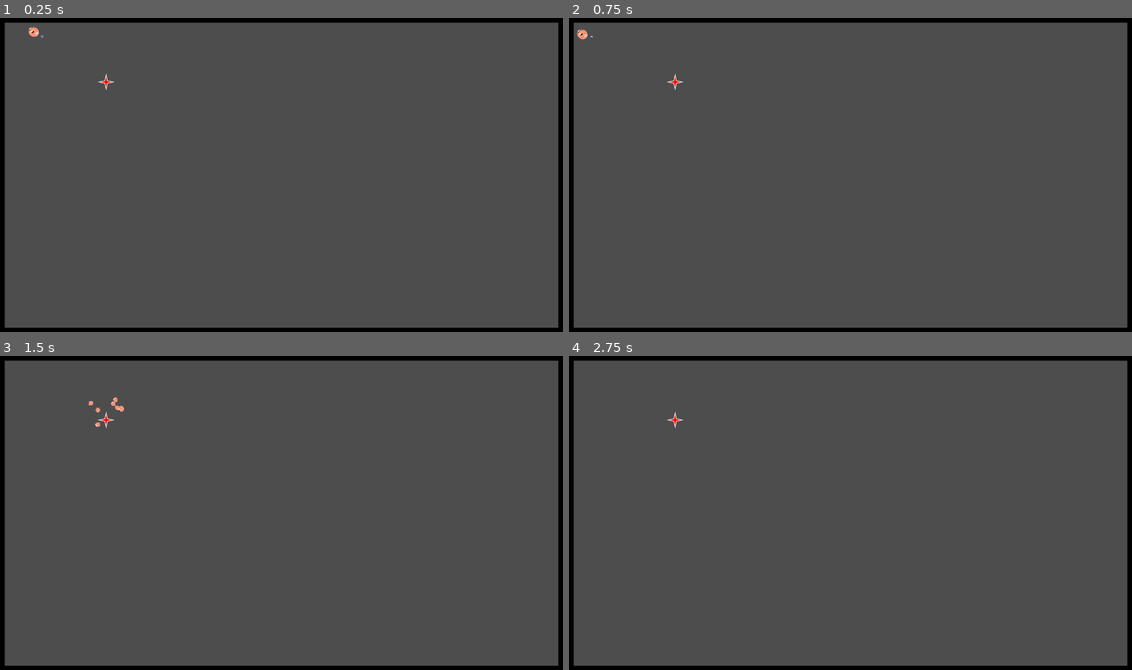
Above: before the commit, frames 1-4 (two rows, left to right).
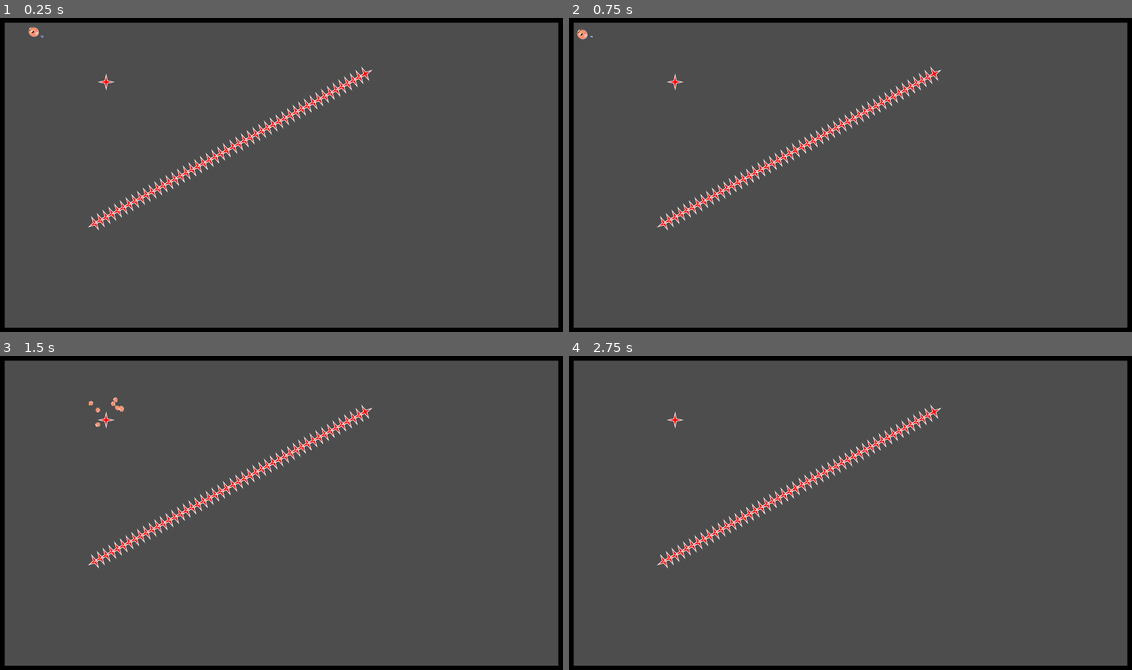
Above: after the commit, the same moments.

Repository: davifarhi/GGJ25-CrashSim-Untitled
Game: Godot game, scene res://scenes/TestKillingBoubou.tscn
The game is run twice, just before and just after one commit, with the same random seed, the same clock (stepped at 60 frames per second) and the same inputs. This scene is started directly instead of the project's main scene.
Inputs (mouse positions are in pixels of both pictures, inside the frame that each line leads up to):
- Up to frame 1 (0.25 s): no input
- Up to frame 2 (0.75 s): tap Enter at 0.5 s; move the mouse to (974, 159) at 0.52 s; click (974, 159) at 0.6 s
- Up to frame 3 (1.5 s): move the mouse to (168, 528) at 1.27 s; tap Delete at 1.35 s
- Up to frame 4 (2.75 s): move the mouse to (906, 440) at 2.02 s; click (906, 440) at 2.1 s

The runs differ from the first frame. In frame 1, 1.3% of the frame differs, in the area x 15-67%, y 15-68%; in frame 2, 1.3%; in frame 3, 1.3%; in frame 4, 1.3%.

Commit message:
Spike wall v1

Diff:
--- a/ggj-crashsim-untilted/scenes/TestKillingBoubou.tscn
+++ b/ggj-crashsim-untilted/scenes/TestKillingBoubou.tscn
@@ -1,8 +1,9 @@
-[gd_scene load_steps=4 format=4 uid="uid://dr1fnb86o24qg"]
+[gd_scene load_steps=5 format=4 uid="uid://dr1fnb86o24qg"]
 
 [ext_resource type="PackedScene" uid="uid://b6j1f4wg7fctp" path="res://scenes/Boubou.tscn" id="2_ocxpv"]
 [ext_resource type="PackedScene" uid="uid://b3gda251w5tng" path="res://scenes/BaseMapTileMap.tscn" id="3_1lafp"]
 [ext_resource type="PackedScene" uid="uid://b012f4a87qq77" path="res://scenes/obstacles/spikes_4.tscn" id="3_u6bp2"]
+[ext_resource type="PackedScene" uid="uid://cxwk8f467r5uj" path="res://scenes/obstacles/spike_wall.tscn" id="4_5s7me"]
 
 [node name="Node2D" type="Node2D"]
 
@@ -15,3 +16,7 @@
 script = null
 
 [node name="Spikes4" parent="." instance=ExtResource("3_u6bp2")]
+
+[node name="SpikeWall" parent="." instance=ExtResource("4_5s7me")]
+position = Vector2(336, 706)
+rotation = -0.505867
--- /dev/null
+++ b/ggj-crashsim-untilted/scenes/obstacles/spike_wall.tscn
@@ -0,0 +1,150 @@
+[gd_scene load_steps=2 format=3 uid="uid://cxwk8f467r5uj"]
+
+[ext_resource type="PackedScene" uid="uid://b012f4a87qq77" path="res://scenes/obstacles/spikes_4.tscn" id="1_ig01k"]
+
+[node name="SpikeWall" type="Node2D"]
+position = Vector2(217, 200)
+
+[node name="Spikes1" parent="." instance=ExtResource("1_ig01k")]
+position = Vector2(0, 0)
+
+[node name="Spikes2" parent="." instance=ExtResource("1_ig01k")]
+position = Vector2(22, 0)
+
+[node name="Spikes3" parent="." instance=ExtResource("1_ig01k")]
+position = Vector2(44, 0)
+
+[node name="Spikes4" parent="." instance=ExtResource("1_ig01k")]
+position = Vector2(66, 0)
+
+[node name="Spikes5" parent="." instance=ExtResource("1_ig01k")]
+position = Vector2(88, 0)
+
+[node name="Spikes6" parent="." instance=ExtResource("1_ig01k")]
+position = Vector2(110, 0)
+
+[node name="Spikes7" parent="." instance=ExtResource("1_ig01k")]
+position = Vector2(132, 0)
+
+[node name="Spikes8" parent="." instance=ExtResource("1_ig01k")]
+position = Vector2(154, 0)
+
+[node name="Spikes9" parent="." instance=ExtResource("1_ig01k")]
+position = Vector2(176, 0)
+
+[node name="Spikes10" parent="." instance=ExtResource("1_ig01k")]
+position = Vector2(198, 0)
+
+[node name="Spikes11" parent="." instance=ExtResource("1_ig01k")]
+position = Vector2(220, 0)
+
+[node name="Spikes12" parent="." instance=ExtResource("1_ig01k")]
+position = Vector2(242, 0)
+
+[node name="Spikes13" parent="." instance=ExtResource("1_ig01k")]
+position = Vector2(263, 0)
+
+[node name="Spikes14" parent="." instance=ExtResource("1_ig01k")]
+position = Vector2(285, 0)
+
+[node name="Spikes15" parent="." instance=ExtResource("1_ig01k")]
+position = Vector2(307, 0)
+
+[node name="Spikes16" parent="." instance=ExtResource("1_ig01k")]
+position = Vector2(329, 0)
+
+[node name="Spikes17" parent="." instance=ExtResource("1_ig01k")]
+position = Vector2(351, 0)
+
+[node name="Spikes18" parent="." instance=ExtResource("1_ig01k")]
+position = Vector2(373, 0)
+
+[node name="Spikes19" parent="." instance=ExtResource("1_ig01k")]
+position = Vector2(395, 0)
+
+[node name="Spikes20" parent="." instance=ExtResource("1_ig01k")]
+position = Vector2(417, 0)
+
+[node name="Spikes21" parent="." instance=ExtResource("1_ig01k")]
+position = Vector2(439, 0)
+
+[node name="Spikes22" parent="." instance=ExtResource("1_ig01k")]
+position = Vector2(461, 0)
+
+[node name="Spikes23" parent="." instance=ExtResource("1_ig01k")]
+position = Vector2(483, 0)
+
+[node name="Spikes24" parent="." instance=ExtResource("1_ig01k")]
+position = Vector2(505, 0)
+
+[node name="Spikes25" parent="." instance=ExtResource("1_ig01k")]
+position = Vector2(530, 0)
+
+[node name="Spikes26" parent="." instance=ExtResource("1_ig01k")]
+position = Vector2(552, 0)
+
+[node name="Spikes27" parent="." instance=ExtResource("1_ig01k")]
+position = Vector2(574, 0)
+
+[node name="Spikes28" parent="." instance=ExtResource("1_ig01k")]
+position = Vector2(596, 0)
+
+[node name="Spikes29" parent="." instance=ExtResource("1_ig01k")]
+position = Vector2(618, 0)
+
+[node name="Spikes30" parent="." instance=ExtResource("1_ig01k")]
+position = Vector2(640, 0)
+
+[node name="Spikes31" parent="." instance=ExtResource("1_ig01k")]
+position = Vector2(662, 0)
+
+[node name="Spikes32" parent="." instance=ExtResource("1_ig01k")]
+position = Vector2(684, 0)
+
+[node name="Spikes33" parent="." instance=ExtResource("1_ig01k")]
+position = Vector2(706, 0)
+
+[node name="Spikes34" parent="." instance=ExtResource("1_ig01k")]
+position = Vector2(728, 0)
+
+[node name="Spikes35" parent="." instance=ExtResource("1_ig01k")]
+position = Vector2(750, 0)
+
+[node name="Spikes36" parent="." instance=ExtResource("1_ig01k")]
+position = Vector2(772, 0)
+
+[node name="Spikes37" parent="." instance=ExtResource("1_ig01k")]
+position = Vector2(793, 0)
+
+[node name="Spikes38" parent="." instance=ExtResource("1_ig01k")]
+position = Vector2(815, 0)
+
+[node name="Spikes39" parent="." instance=ExtResource("1_ig01k")]
+position = Vector2(837, 0)
+
+[node name="Spikes40" parent="." instance=ExtResource("1_ig01k")]
+position = Vector2(859, 0)
+
+[node name="Spikes41" parent="." instance=ExtResource("1_ig01k")]
+position = Vector2(881, 0)
+
+[node name="Spikes42" parent="." instance=ExtResource("1_ig01k")]
+position = Vector2(903, 0)
+
+[node name="Spikes43" parent="." instance=ExtResource("1_ig01k")]
+position = Vector2(925, 0)
+
+[node name="Spikes44" parent="." instance=ExtResource("1_ig01k")]
+position = Vector2(947, 0)
+
+[node name="Spikes45" parent="." instance=ExtResource("1_ig01k")]
+position = Vector2(969, 0)
+
+[node name="Spikes46" parent="." instance=ExtResource("1_ig01k")]
+position = Vector2(991, 0)
+
+[node name="Spikes47" parent="." instance=ExtResource("1_ig01k")]
+position = Vector2(1013, 0)
+
+[node name="Spikes48" parent="." instance=ExtResource("1_ig01k")]
+position = Vector2(1035, 0)
